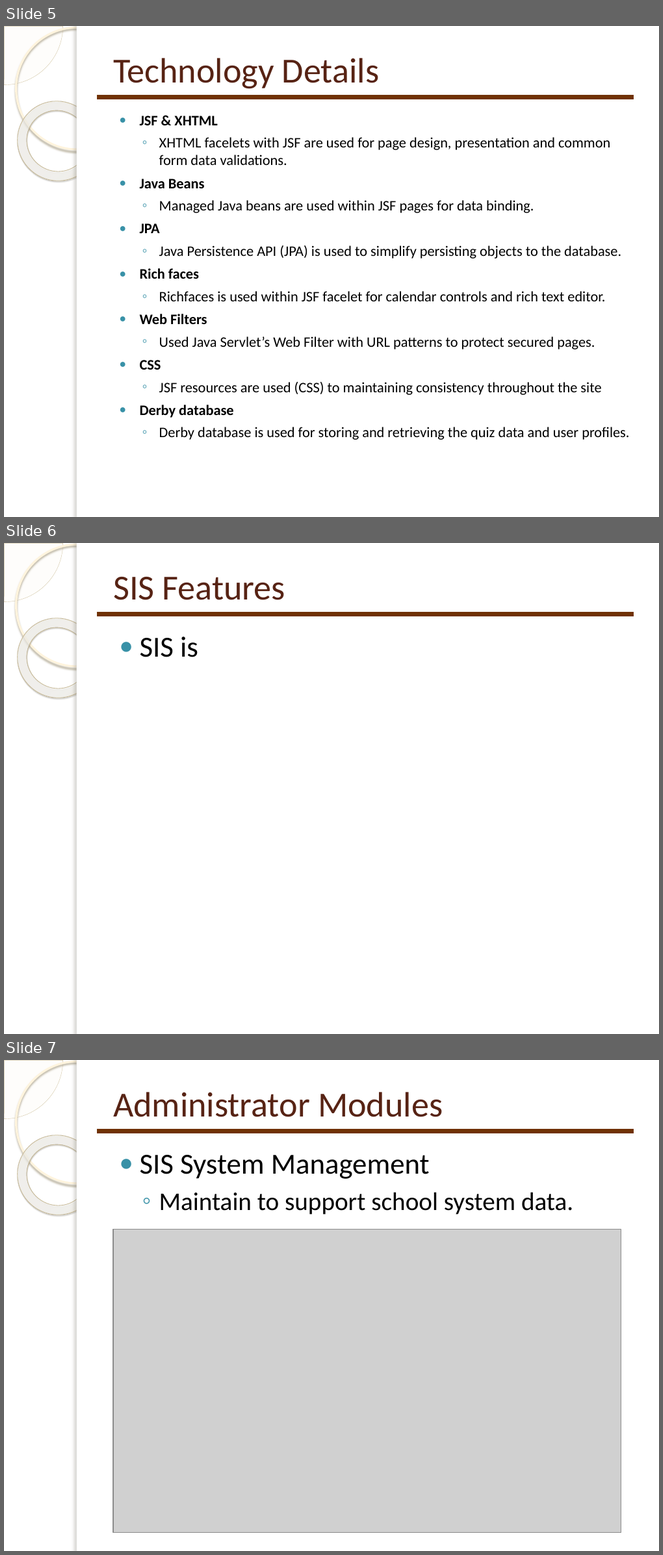
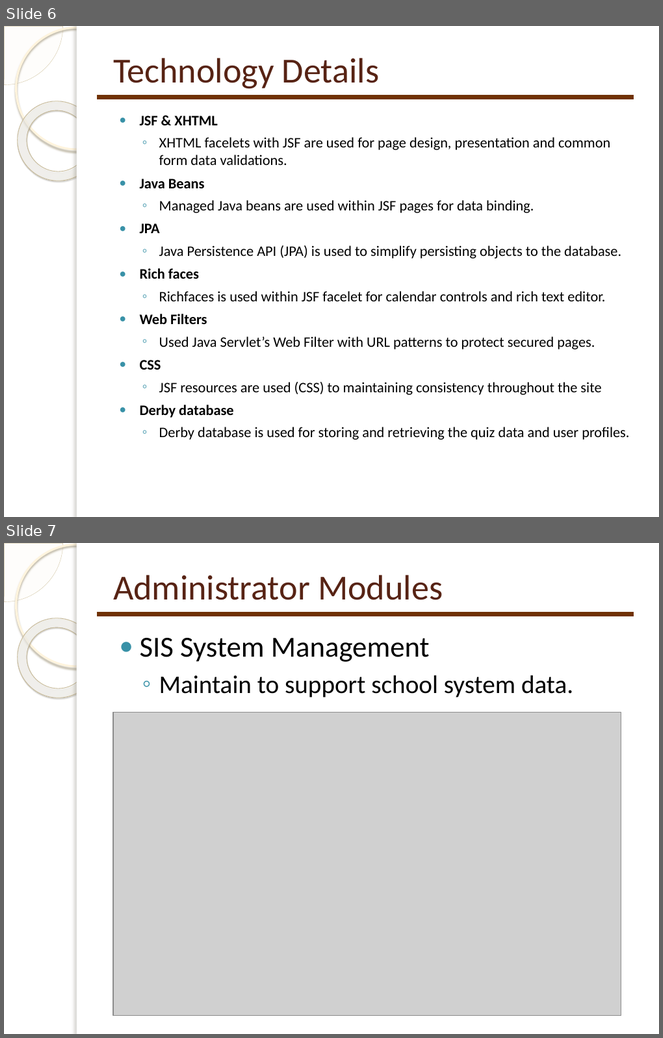
Before and after one commit to anu2013/sis2013, a slide deck: docs/SIS - Capstone Project Presentation.pptx. Shown one above the other, each under a label of ours: slides 5, 6 and 7 before the commit, slides 6 and 7 after it. The pictures are 663x1555 and 663x1038 pixels, drawn with LibreOffice and Linux fonts; fonts in the diff are those of the drawing; grey boxes stand for pictures; background and template pictures are left out. Boxes give left, top, right and bottom in pixels: in the first picture for what was removed or moved away, otherwise in the second. Text is boxed around its words. In the diff, an @@ line names an element or a change of style, - is before the commit and + after.

```diff
--- a/docs/SIS - Capstone Project Presentation.pptx
+++ b/docs/SIS - Capstone Project Presentation.pptx
@@ slide 6 removed at (4,543,659,1034), background picture (left out); not listed: 5 template elements that a slide beside it also shows @@
@@ title removed at (113,577,285,600) @@
-SIS Features
@@ line removed from (97, 614) to (634, 614) @@
@@ text removed at (140,637,198,657) @@
-● SIS is
@@ what was slide 5 is now slide 6 @@
```
Also in this commit, not shown: 1 slide changed, 8 slides added.
